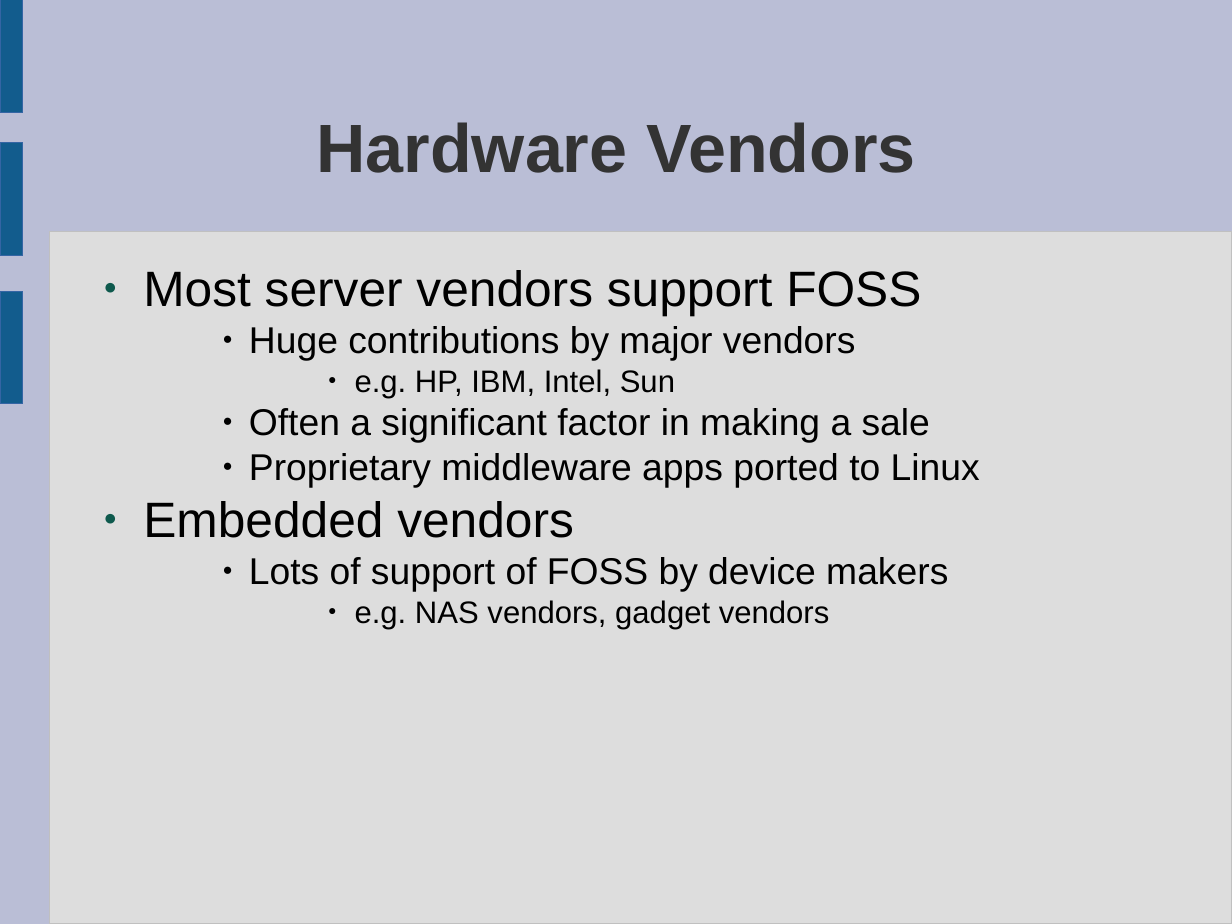
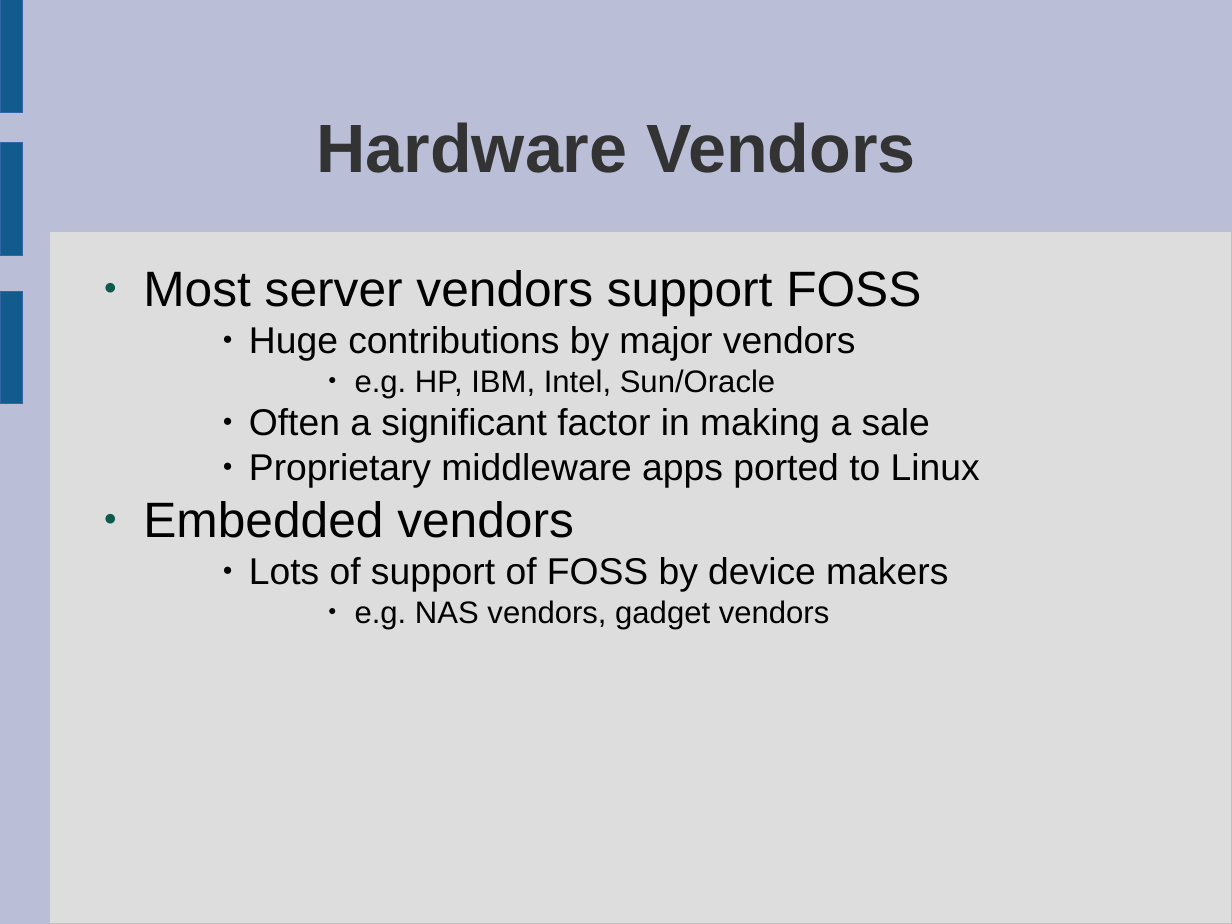
Before and after one commit to laurencesmart/comp8440, a slide deck: slide 5 of lectures/foss_business.odp. Drawn at 1232x924 pixels with LibreOffice and Linux fonts; fonts in the diff are those of the drawing. Boxes give left, top, right and bottom in pixels: in the first picture for what was removed or moved away, otherwise in the second. Text is boxed around its words. In the diff, an @@ line names an element or a change of style, - is before the commit and + after.

```diff
--- a/lectures/foss_business.odp
+++ b/lectures/foss_business.odp
@@ text at box(355, 369, 775, 398): text changed @@
-        ● e.g. HP, IBM, Intel, Sun
+        ● e.g. HP, IBM, Intel, Sun/Oracle
```
Also in this commit, not shown: 2 other slides changed, 9 other files.
